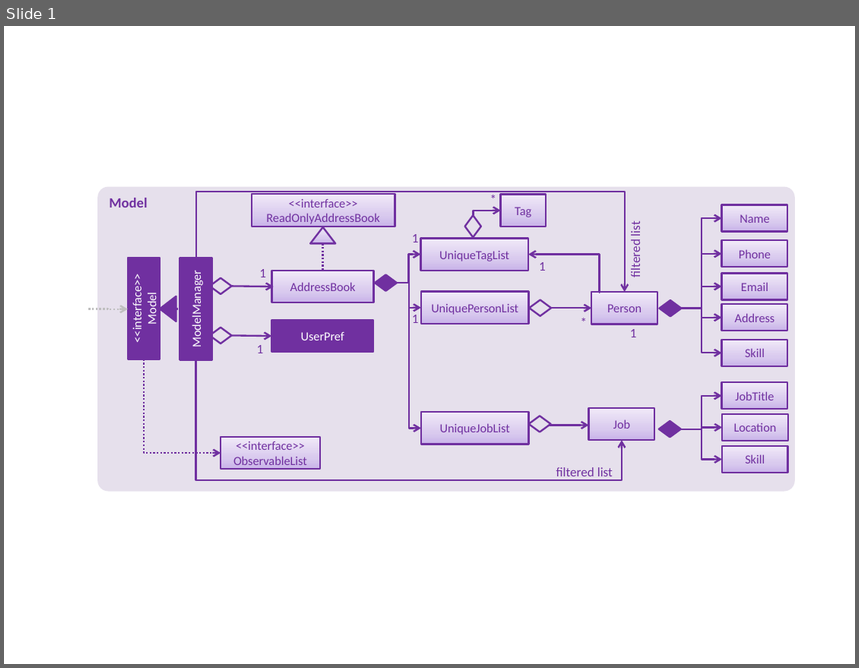
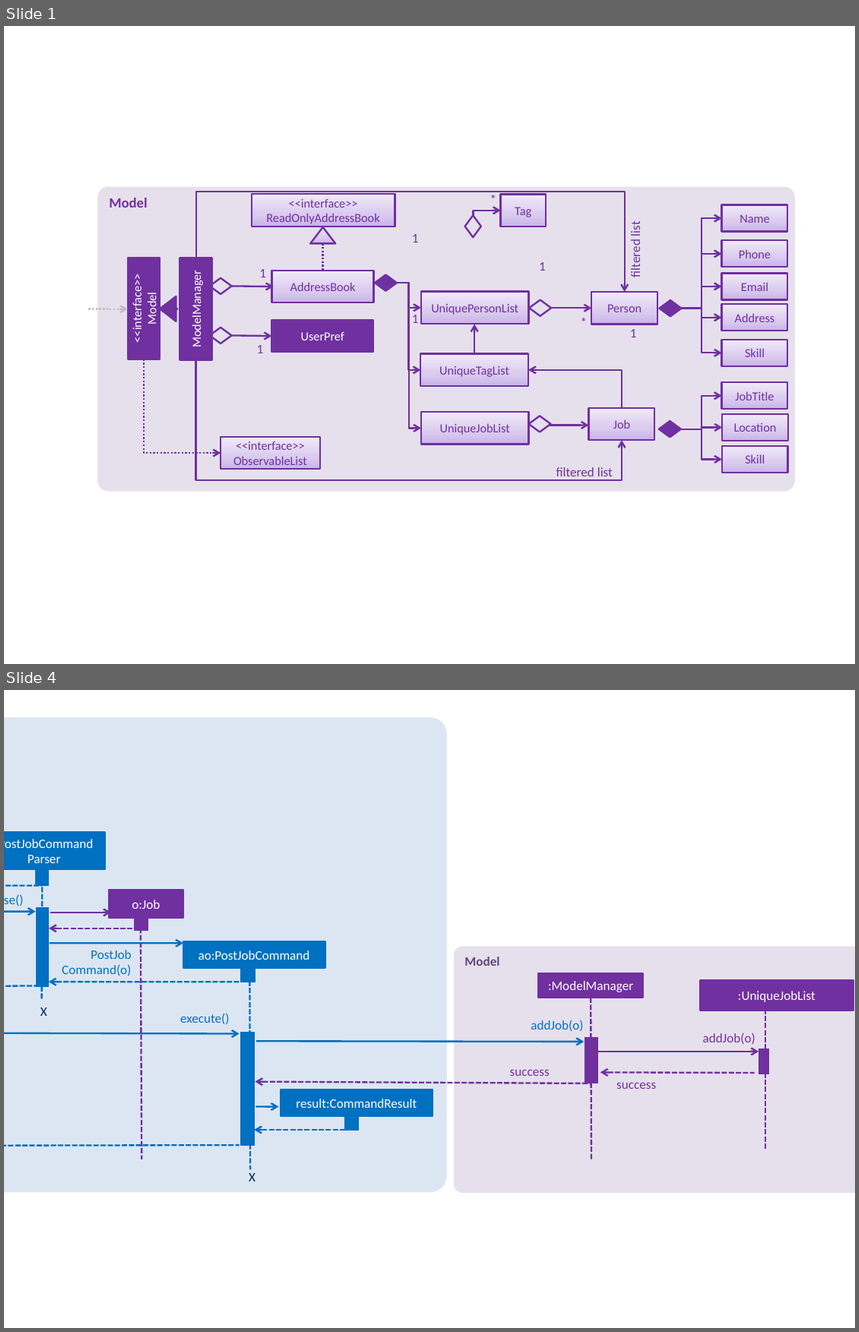
Before and after one commit to tiny767/main, a slide deck: docs/diagrams/ModelComponentClassDiagram.pptx. Shown one above the other, each under a label of ours: slide 1 before the commit, slides 1 and 4 after it; the slides between them are not shown. The pictures are 859x668 and 859x1332 pixels, drawn with LibreOffice and Linux fonts; fonts in the diff are those of the drawing. Boxes give left, top, right and bottom in pixels: in the first picture for what was removed or moved away, otherwise in the second. Text is boxed around its words. In the diff, an @@ line names an element or a change of style, - is before the commit and + after.

```diff
--- a/docs/diagrams/ModelComponentClassDiagram.pptx
+++ b/docs/diagrams/ModelComponentClassDiagram.pptx
@@ slide 4 added at (4, 690, 855, 1328), background #FFFFFF @@
@@ group added at (4, 717, 855, 1193): 15 arrows, 14 rectangles, 9 texts, 5 lines, 2 rounded rectangles @@
+Model
+Logic
+addJob(o)
+:ModelManager
+X
+ao:PostJobCommand
+:UniqueJobList
+addJob(o)
+success
+success
+:PostJobCommandParser
+PostJob
+Command(o)
+X
+execute()
+result:CommandResult
+o:Job
+parse()
@@ slide 1 changed as well @@
@@ elbow arrow moved from (397, 283) - (421, 254) to (397, 283) - (421, 370) @@
@@ elbow arrow added from (474, 354) to (474, 324), #7030A0 1.5 pt @@
@@ rectangle "UniqueTagList": place and size @@
-rectangle "UniqueTagList" at (421, 238, 529, 270)
+rectangle "UniqueTagList" at (421, 354, 529, 386)
@@ elbow arrow moved from (599, 294) - (528, 254) to (622, 408) - (528, 370) @@
```
Also in this commit, not shown: 6 other slides added, 2 other files.
